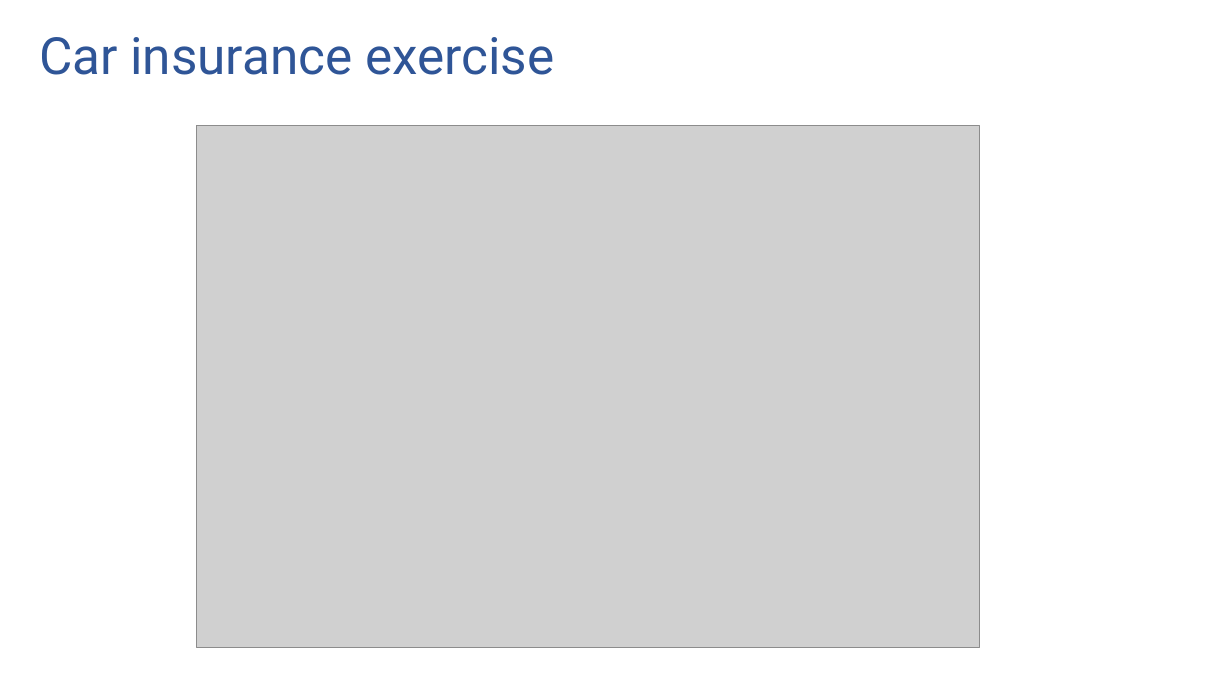
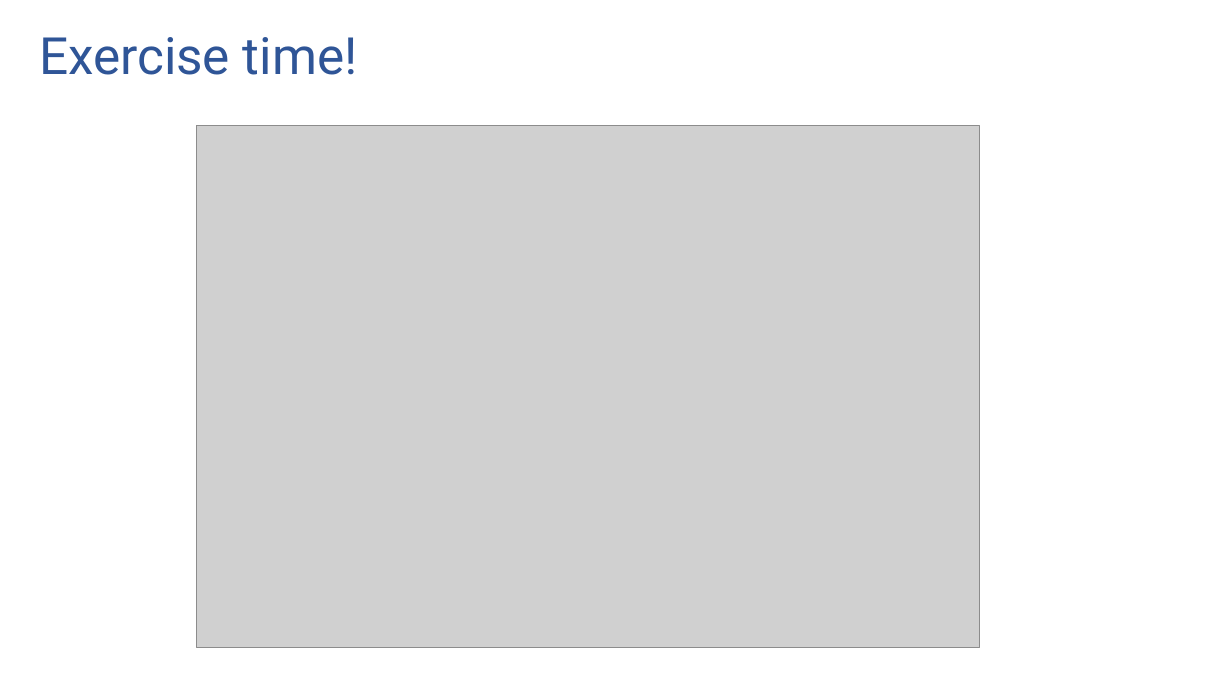
Before and after one commit to ronikobrosly/scipy_2022_causal_inference_tutorial, a slide deck: slide 22 of slides/tutorial_slides.pptx. Drawn at 1232x693 pixels with LibreOffice and Linux fonts; fonts in the diff are those of the drawing; grey boxes stand for pictures. Boxes give left, top, right and bottom in pixels: in the first picture for what was removed or moved away, otherwise in the second. Text is boxed around its words. In the diff, an @@ line names an element or a change of style, - is before the commit and + after.

```diff
--- a/slides/tutorial_slides.pptx
+++ b/slides/tutorial_slides.pptx
@@ title at (39, 37, 358, 75): text changed @@
-Car insurance exercise
+Exercise time!
```
Also in this commit, not shown: 15 other slides changed, 6 slides added, 24 slides removed, 1 other file.
